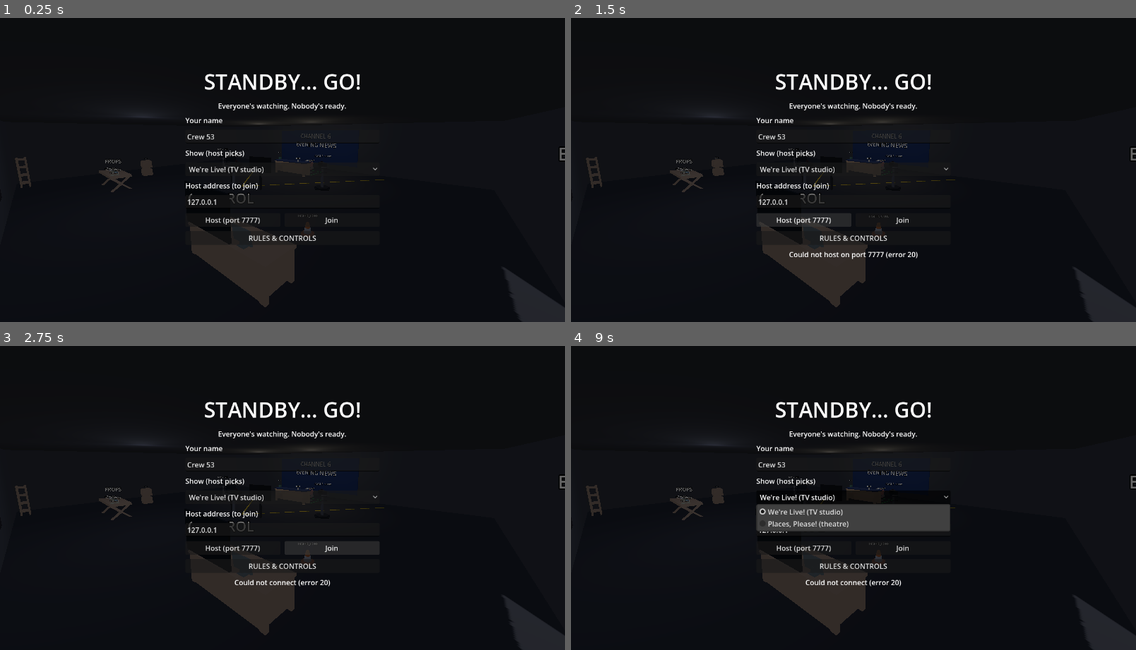
Above: before the commit, frames 1-4 (two rows, left to right).
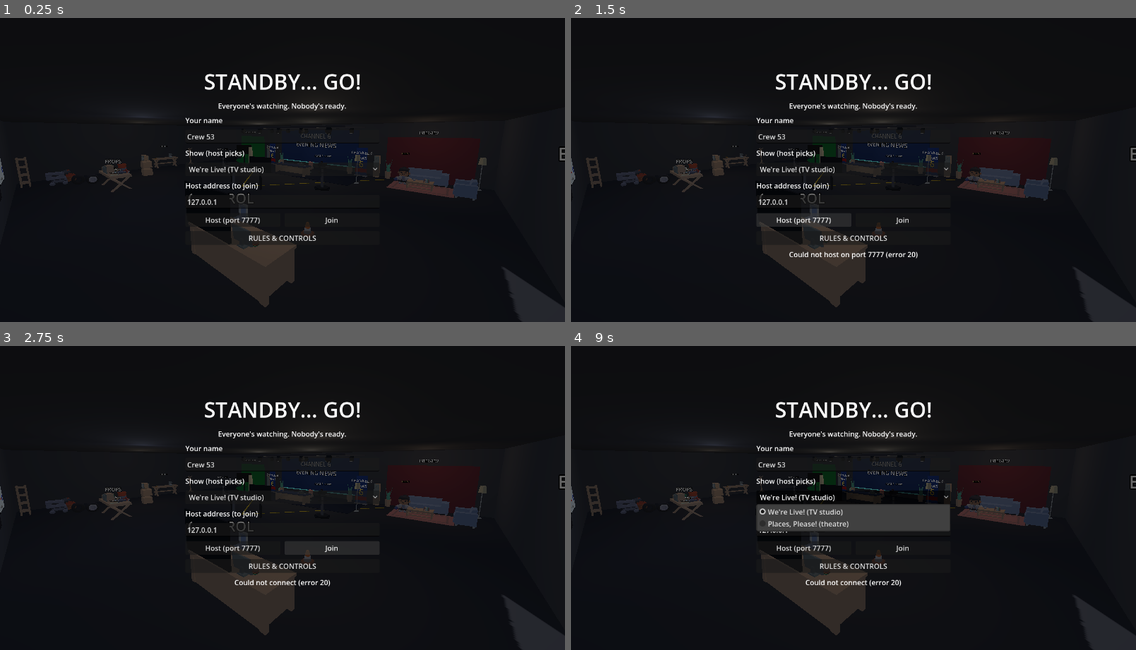
Above: after the commit, the same moments.

Repository: Mild-Solvent/vibes-game
Game: Godot game, scene res://scenes/main.tscn
Same seed, same stepped clock (60 frames per second), same inputs: the game is played once before the commit and once after it.
Inputs (mouse positions are in pixels of both pictures, inside the frame that each line leads up to):
- Up to frame 1 (0.25 s): no input
- Up to frame 2 (1.5 s): click "We're Live! (TV studio)" at 0.5 s; click "Host (port 7777)" at 1.25 s
- Up to frame 3 (2.75 s): click "Join" at 2 s
- Up to frame 4 (9 s): click "RULES & CONTROLS" at 2.75 s; click "Back" at 3.5 s; tap Enter at 4.25, 5.75, 7.25 s; move the mouse to (977, 476) at 4.27 s; hold D (move_right) 4.28-5.03 s; hold E (grab) 4.28-5.03 s; click (977, 476) at 4.42 s; tap Space (jump) at 4.52, 5, 5.27, 6.5, 6.77, 7.52, 8, 8.27 s; tap Q (throw) at 4.55, 5.1, 6.05 s; move the mouse to (740, 507) at 5.02 s; hold S (move_back) 5.03-5.78 s; tap E (grab) at 5.3, 6.8, 8.3 s; move the mouse to (910, 422) at 5.77 s; hold D (move_right) 5.78-6.53 s; hold E (grab) 5.78-6.53 s; move the mouse to (825, 555) at 6.52 s; hold W (move_forward) 6.53-7.28 s; tap Shift (sprint) at 6.6 s; click (825, 555) at 6.67 s; move the mouse to (1023, 537) at 7.27 s; hold Q (throw) 7.28-8.03 s; hold A (move_left) 7.28-8.78 s; move the mouse to (684, 443) at 8.02 s; tap 1 at 8.1 s; move the mouse to (881, 491) at 8.77 s; hold S (move_back) from 8.78 s (still down); hold Q (throw) from 8.78 s (still down); tap 9 at 8.85 s; click (881, 491) at 8.92 s

The runs differ from the first frame. In frame 1, 2.2% of the frame differs, in the area x 0-87%, y 28-76%; in frame 2, 2.2%; in frame 3, 2.2%; in frame 4, 2.1%.

Commit message:
TV: dress the studio and scatter stupid props
studio_dressing.gd: dark stage floor and LED strip, CHANNEL 6 roll-up banners,
plants, speakers, a lighting truss with spotlights on the anchor, a WEATHER corner
with a green screen, an INTERVIEW corner with sofa, rug, lamp and a guest, a coffee
station, and a wall of TVs showing other channels (fake_channel.gd: weather,
cooking, teleshopping, curling, cartoons). Grabbable stupid props in the studio
and on the street: potatoes, a brick, tires, shopping carts, watermelon, fish,
barrel, present, retro TV, cones. The news desk is lower so the (short) anchor
shows on camera; the cameras aim at their heads. Paved plaza and parking lot.

Co-Authored-By: Claude Opus 5.5 (1M context) <noreply@anthropic.com>

Diff:
--- /dev/null
+++ b/godot/TV/scripts/fake_channel.gd
@@ -0,0 +1,128 @@
+extends SubViewport
+## A tiny 2D "TV channel" for the screens around the studio: other channels' shows, looping
+## forever with tweens. Cheap (2D only, small). Use `texture()` on a monitor.
+
+enum Kind { WEATHER, COOKING, TELESHOP, SPORTS, CARTOON }
+
+const W := 320
+const H := 180
+
+var kind := Kind.WEATHER
+
+
+## Call after adding to the tree (tweens need it).
+func start(new_kind: Kind) -> void:
+	kind = new_kind
+	size = Vector2i(W, H)
+	disable_3d = true
+	render_target_update_mode = SubViewport.UPDATE_ALWAYS
+	match kind:
+		Kind.WEATHER:
+			_weather()
+		Kind.COOKING:
+			_cooking()
+		Kind.TELESHOP:
+			_teleshop()
+		Kind.SPORTS:
+			_sports()
+		Kind.CARTOON:
+			_cartoon()
+
+
+func texture() -> ViewportTexture:
+	return get_texture()
+
+
+func _weather() -> void:
+	_rect(Color(0.15, 0.35, 0.75), Rect2(0, 0, W, H))
+	_rect(Color(0.3, 0.65, 0.3), Rect2(40, 30, 150, 110))
+	_rect(Color(0.3, 0.65, 0.3), Rect2(170, 70, 90, 70))
+	_text("CH 2  WEATHER", 14, Rect2(6, 4, 200, 20))
+	var sun := _text("SUN", 22, Rect2(60, 50, 70, 30))
+	sun.add_theme_color_override("font_color", Color(1, 0.9, 0.2))
+	var temp := _text("23°", 30, Rect2(200, 90, 80, 40))
+	var tween := create_tween().set_loops()
+	tween.tween_property(sun, "position:x", 190.0, 3.0)
+	tween.tween_callback(func(): temp.text = "-4°")
+	tween.tween_property(sun, "position:x", 60.0, 3.0)
+	tween.tween_callback(func(): temp.text = "38°")
+
+
+func _cooking() -> void:
+	_rect(Color(0.85, 0.5, 0.2), Rect2(0, 0, W, H))
+	_rect(Color(0.95, 0.9, 0.8), Rect2(0, 120, W, 60))
+	_text("CH 3  COOKING WITH GRANDMA", 14, Rect2(6, 4, 300, 20))
+	var pot := _rect(Color(0.25, 0.25, 0.28), Rect2(130, 80, 70, 45))
+	var steam := _text("~ ~ ~", 22, Rect2(135, 45, 70, 30))
+	var caption := _text("Step 1: potato", 18, Rect2(10, 140, 300, 30))
+	var tween := create_tween().set_loops()
+	tween.tween_property(steam, "position:y", 30.0, 1.0)
+	tween.tween_property(steam, "position:y", 48.0, 1.0)
+	tween.tween_callback(func(): caption.text = "Step 2: more potato")
+	tween.tween_property(pot, "rotation", 0.15, 0.5)
+	tween.tween_property(pot, "rotation", 0.0, 0.5)
+	tween.tween_callback(func(): caption.text = "Step 3: it is on fire")
+
+
+func _teleshop() -> void:
+	_rect(Color(0.5, 0.1, 0.55), Rect2(0, 0, W, H))
+	_text("CH 9  TELESHOP", 14, Rect2(6, 4, 200, 20))
+	_text("THE POTATO 3000", 26, Rect2(10, 40, 300, 36))
+	var price := _text("ONLY 99.99!", 30, Rect2(40, 90, 260, 40))
+	price.add_theme_color_override("font_color", Color(1, 0.95, 0.2))
+	var call := _text("CALL NOW  0800-POTATO", 16, Rect2(40, 140, 260, 24))
+	var tween := create_tween().set_loops()
+	tween.tween_property(price, "scale", Vector2(1.15, 1.15), 0.4)
+	tween.tween_property(price, "scale", Vector2.ONE, 0.4)
+	tween.tween_property(call, "modulate:a", 0.2, 0.3)
+	tween.tween_property(call, "modulate:a", 1.0, 0.3)
+
+
+func _sports() -> void:
+	_rect(Color(0.85, 0.9, 0.95), Rect2(0, 0, W, H))
+	_rect(Color(0.2, 0.3, 0.8), Rect2(0, 0, W, 26))
+	_text("CH 5  CURLING: THE FINAL", 14, Rect2(6, 4, 300, 20))
+	var stone := _rect(Color(0.8, 0.15, 0.15), Rect2(20, 95, 24, 24))
+	_rect(Color(0.2, 0.3, 0.8), Rect2(250, 85, 44, 44))
+	var score := _text("SVK 0 : 0 CAN", 18, Rect2(90, 145, 200, 24))
+	var tween := create_tween().set_loops()
+	tween.tween_property(stone, "position:x", 262.0, 6.0).set_ease(Tween.EASE_OUT).set_trans(Tween.TRANS_QUAD)
+	tween.tween_callback(func(): score.text = "SVK 1 : 0 CAN  !!!")
+	tween.tween_interval(1.5)
+	tween.tween_callback(func():
+		stone.position.x = 20.0
+		score.text = "SVK 1 : 0 CAN")
+
+
+func _cartoon() -> void:
+	_rect(Color(0.4, 0.8, 0.95), Rect2(0, 0, W, H))
+	_rect(Color(0.35, 0.75, 0.3), Rect2(0, 140, W, 40))
+	_text("CH 7  CARTOONS", 14, Rect2(6, 4, 200, 20))
+	var hero := _rect(Color(1, 0.6, 0.1), Rect2(40, 100, 40, 40))
+	var tween := create_tween().set_loops()
+	tween.tween_property(hero, "position", Vector2(140, 30), 0.6).set_ease(Tween.EASE_OUT).set_trans(Tween.TRANS_QUAD)
+	tween.tween_property(hero, "position", Vector2(240, 100), 0.6).set_ease(Tween.EASE_IN).set_trans(Tween.TRANS_QUAD)
+	tween.tween_property(hero, "position", Vector2(140, 30), 0.6).set_ease(Tween.EASE_OUT).set_trans(Tween.TRANS_QUAD)
+	tween.tween_property(hero, "position", Vector2(40, 100), 0.6).set_ease(Tween.EASE_IN).set_trans(Tween.TRANS_QUAD)
+
+
+func _rect(color: Color, rect: Rect2) -> ColorRect:
+	var r := ColorRect.new()
+	r.color = color
+	r.position = rect.position
+	r.size = rect.size
+	r.pivot_offset = rect.size / 2.0
+	add_child(r)
+	return r
+
+
+func _text(text: String, font_size: int, rect: Rect2) -> Label:
+	var label := Label.new()
+	label.text = text
+	label.add_theme_font_size_override("font_size", font_size)
+	label.add_theme_constant_override("outline_size", 4)
+	label.position = rect.position
+	label.size = rect.size
+	label.pivot_offset = rect.size / 2.0
+	add_child(label)
+	return label
--- a/godot/TV/scripts/levels/city.gd
+++ b/godot/TV/scripts/levels/city.gd
@@ -114,6 +114,11 @@
 		level._place(ROADS + "construction-cone.glb", Vector3(23, 0, z), TILE)
 	level._place(ROADS + "construction-barrier.glb", Vector3(22.5, 0, -8), TILE, PI / 2.0, true)
 
+	# Paved plaza and an asphalt parking lot with painted bays.
+	level._box(Vector3(20, 0.02, 30), Vector3(38, -0.015, 26), Color(0.62, 0.6, 0.56), false)
+	level._box(Vector3(20, 0.02, 9), Vector3(38, -0.015, -6.5), Color(0.25, 0.26, 0.28), false)
+	for x in [31.0, 35.0, 39.0, 43.0, 47.0]:
+		level._box(Vector3(0.12, 0.02, 4), Vector3(x, -0.005, -6.5), Color(0.9, 0.9, 0.9), false)
 	# The plaza: trees, planters, café parasols.
 	for p in [Vector2(36, 20), Vector2(46, 22), Vector2(34, 34), Vector2(46, 34), Vector2(40, 40)]:
 		level._place(HOUSES + "tree-large.glb", Vector3(p.x, 0, p.y), TILE, p.x, true)
--- a/godot/TV/scripts/levels/studio.gd
+++ b/godot/TV/scripts/levels/studio.gd
@@ -22,15 +22,16 @@
 const City := preload("res://scripts/levels/city.gd")
 const FieldCamera := preload("res://scripts/field_camera.gd")
 const NewsStories := preload("res://scripts/levels/news_stories.gd")
+const StudioDressing := preload("res://scripts/levels/studio_dressing.gd")
 
 const FURNITURE := "res://assets/kenney/furniture-kit/"
 const DESK_ZONE := AABB(Vector3(-1.5, -1.0, -6.4), Vector3(3.0, 4.0, 1.8))
-const ANCHOR_SPOT := Vector3(0, 1.3, -5.4)
+const ANCHOR_SPOT := Vector3(0, 1.0, -5.4)
 ## Studio cameras: label, floor position, point it looks at, field of view.
 const CAMERAS := [
-	["CAM 1  wide", Vector3(0, 0, 1.55), Vector3(0, 1.25, -5.0), 50.0],
-	["CAM 2  left", Vector3(-4.5, 0, -0.8), Vector3(0, 1.3, -5.2), 38.0],
-	["CAM 3  close", Vector3(4.2, 0, -1.6), Vector3(0, 1.45, -5.3), 26.0],
+	["CAM 1  wide", Vector3(0, 0, 1.55), Vector3(0, 0.85, -5.0), 50.0],
+	["CAM 2  left", Vector3(-4.5, 0, -0.8), Vector3(0, 0.9, -5.2), 38.0],
+	["CAM 3  close", Vector3(4.2, 0, -1.6), Vector3(0, 0.95, -5.3), 26.0],
 ]
 const SHOT_RANGE := 30.0
 const STORY_BONUS := 3.0  # ratings per second while the breaking-news prop is on air
@@ -61,6 +62,9 @@
 	_light(Vector3(-2.5, 3.6, -3.0), 1.6, 7.0)
 	_light(Vector3(2.5, 3.6, -3.0), 1.6, 7.0)
 	_light(Vector3(0, 3.6, 6.0), 1.0, 10.0, Color(0.8, 0.85, 1.0))
+	_light(Vector3(-7, 3.6, 4.0), 0.8, 8.0, Color(1.0, 0.92, 0.8))
+	_light(Vector3(7, 3.6, 4.0), 0.8, 8.0, Color(1.0, 0.92, 0.8))
+	_light(Vector3(8.6, 3.4, -5.5), 0.9, 6.0, Color(1.0, 0.85, 0.7))
 	_build_room()
 	_build_set()
 	_build_cameras()
@@ -68,11 +72,16 @@
 	_build_broadcast()
 	_build_props()
 	City.new().build(self)
+	StudioDressing.new().build(self)
 	_news = NewsStories.new()
 	_news.build(self, City.STORY_SPOTS)
 	for arg in OS.get_cmdline_user_args():
 		if arg.begins_with("--story="):
 			_news.forced = arg.trim_prefix("--story=").to_int()
+		elif arg.begins_with("--say="):  # testing: type this into the teleprompter after 2 s
+			get_tree().create_timer(2.0).timeout.connect(func(): request_subtitle.rpc_id(1, arg.trim_prefix("--say=")))
+		elif arg == "--rec":  # testing: press REC after 2 s
+			get_tree().create_timer(2.0).timeout.connect(func(): request_record.rpc_id(1, true))
 
 
 func make_environment() -> Environment:
@@ -180,7 +189,7 @@
 
 func _player_seen(cam: Camera3D, player: Node3D, blockers: Array[RID]) -> bool:
 	var feet := player.global_position
-	return _visible_to(cam, feet + Vector3.UP * 1.5, blockers) or _visible_to(cam, feet + Vector3.UP, blockers)
+	return _visible_to(cam, feet + Vector3.UP * 0.9, blockers) or _visible_to(cam, feet + Vector3.UP * 0.5, blockers)
 
 
 func server_reset() -> void:
@@ -264,7 +273,8 @@
 [b]CONTROLS[/b]
  - Control desk: 1-4 or click TAKE, R record, T (or click) to type, Enter = next line, Esc leave.
  - Camera: mouse aims, mouse wheel zooms, Esc leaves.
- - Props: E / left click grab, Q throw."""
+ - Props: E / left click grab, Q throw. The studio is full of them (potatoes, a brick, tires, a
+   shopping cart, a fish...) and so is the street. Nobody knows why."""
 
 
 func event_is_good(event: int) -> bool:
@@ -462,9 +472,9 @@
 	logo.position = Vector3(0, 2.6, -7.68)
 	add_child(logo)
 
-	var news_desk := Vector3(3, 1, 0.8)
-	_dress(_box(news_desk, Vector3(0, 0.5, -4.2), Color(0.75, 0.75, 0.8)), FURNITURE + "desk.glb", news_desk, 0.0, true)
-	_box(Vector3(3.1, 0.06, 0.9), Vector3(0, 1.03, -4.2), Color(0.1, 0.2, 0.45))
+	var news_desk := Vector3(3, 0.7, 0.8)
+	_dress(_box(news_desk, Vector3(0, 0.35, -4.2), Color(0.75, 0.75, 0.8)), FURNITURE + "desk.glb", news_desk, 0.0, true)
+	_box(Vector3(3.1, 0.06, 0.9), Vector3(0, 0.73, -4.2), Color(0.1, 0.2, 0.45))
 	_tape_rect(DESK_ZONE, Color(0.2, 0.9, 0.4))
 
 	# Yellow tape roughly where CAM 1's default shot ends. Cross it and you're on TV.
@@ -478,7 +488,7 @@
 	# It stands beside CAM 1, out of every camera's default shot.
 	var prompter_pos := Vector3(-1.4, 1.55, 0.7)
 	_box(Vector3(0.08, 1.1, 0.08), Vector3(prompter_pos.x, 0.55, prompter_pos.z), Color(0.15, 0.15, 0.15))
-	var screen := _box(Vector3(1.5, 0.85, 0.08), prompter_pos, Color(0.03, 0.03, 0.05), false)
+	var screen := _box(Vector3(1.5, 0.85, 0.08), prompter_pos, Color(0.08, 0.08, 0.1), false)
 	screen.look_at_from_position(prompter_pos, prompter_pos * 2.0 - ANCHOR_SPOT)
 	_prompter_text = Label3D.new()
 	_prompter_text.text = "PROMPTER"
@@ -560,16 +570,15 @@
 	_prop("VT_WEATHER", tape, Color(0.5, 0.8, 1.0), 0.4, Vector3(-5.6, 1.0, 6))
 	_prop("CUE_SHEET", Vector3(0.3, 0.02, 0.4), Color(1, 1, 0.85), 0.2, Vector3(-5.0, 1.0, 6.2))
 	var crate := Vector3(0.6, 0.6, 0.6)
-	var box_a := _prop("BOX_A", crate, Color(0.65, 0.48, 0.3), 3.0, Vector3(-8.5, 0.4, 3.5))
+	var box_a := _prop("BOX_A", crate, Color(0.65, 0.48, 0.3), 3.0, Vector3(-8.5, 0.4, 3.5), false)
 	_dress(box_a, FURNITURE + "cardboardBoxClosed.glb", crate, 0.0, true)
-	var box_b := _prop("BOX_B", crate, Color(0.65, 0.48, 0.3), 3.0, Vector3(-8.5, 1.1, 3.5))
+	var box_b := _prop("BOX_B", crate, Color(0.65, 0.48, 0.3), 3.0, Vector3(-8.5, 1.1, 3.5), false)
 	_dress(box_b, FURNITURE + "cardboardBoxClosed.glb", crate, 0.0, true)
 	var chair := Vector3(0.55, 0.9, 0.55)
-	var anchor_chair := _prop("ANCHOR_CHAIR", chair, Color(0.15, 0.15, 0.2), 6.0, Vector3(0.8, 0.5, -5.6))
+	var anchor_chair := _prop("ANCHOR_CHAIR", chair, Color(0.15, 0.15, 0.2), 6.0, Vector3(0.8, 0.5, -5.6), false)
 	_dress(anchor_chair, FURNITURE + "chairDesk.glb", chair)
-	_prop("COFFEE", Vector3(0.09, 0.14, 0.09), Color(0.95, 0.95, 0.95), 0.3, Vector3(0.6, 1.2, -4.2))
+	var cup := Vector3(0.12, 0.09, 0.14)
+	_dress(_prop("COFFEE", cup, Color.WHITE, 0.3, Vector3(0.6, 1.2, -4.2), false), "res://assets/kenney/food-kit/cup-coffee.glb", cup)
 	var cone := Vector3(0.35, 0.55, 0.35)
-	var traffic_cone := _prop("TRAFFIC_CONE", cone, Color(1, 0.45, 0.1), 1.0, Vector3(6.5, 0.4, 3.5))
+	var traffic_cone := _prop("TRAFFIC_CONE", cone, Color(1, 0.45, 0.1), 1.0, Vector3(6.5, 0.4, 3.5), false)
 	_dress(traffic_cone, "res://assets/kenney/car-kit/cone.glb", cone)
-	var plant := Vector3(0.4, 1.2, 0.4)
-	_dress(_prop("PLANT", plant, Color(0.2, 0.6, 0.25), 2.0, Vector3(-3.5, 0.7, -6.8)), FURNITURE + "pottedPlant.glb", plant)
--- /dev/null
+++ b/godot/TV/scripts/levels/studio_dressing.gd
@@ -0,0 +1,221 @@
+extends RefCounted
+## Set dressing for Channel 6's studio: the stuff that makes it look like TV, and the stupid
+## physics props that make it a friendslop game. Visual pieces are static; anything with a
+## NAME in capitals is a grabbable prop (host-simulated, like every prop).
+##
+## Areas (studio level space): the news set at z -8 .. -4; WEATHER corner x -11 .. -6 and the
+## INTERVIEW corner x 6 .. 11 beside it; the coffee station by the west wall; a wall of TVs
+## around the big monitor on the back wall; stupid props on and around the PROPS table.
+
+const FakeChannel := preload("res://scripts/fake_channel.gd")
+const ModelFit := preload("res://scripts/model_fit.gd")
+const K := "res://assets/kenney/"
+const FURNITURE := K + "furniture-kit/"
+const FOOD := K + "food-kit/"
+
+var level: Node3D
+
+
+func build(target: Node3D) -> void:
+	level = target
+	_news_set()
+	_rigging()
+	_weather_corner()
+	_interview_corner()
+	_coffee_station()
+	_tv_wall()
+	_studio_props()
+	_street_props()
+
+
+# --- static set pieces ----------------------------------------------------------------
+
+
+func _news_set() -> void:
+	# Dark stage floor under the set, and a strip of blue LED along the backdrop.
+	level._box(Vector3(10, 0.02, 4.6), Vector3(0, 0.01, -5.7), Color(0.1, 0.12, 0.2), false)
+	var led := level._box(Vector3(8, 0.08, 0.06), Vector3(0, 0.5, -7.68), Color.WHITE, false) as MeshInstance3D
+	led.material_override = level._mat(Color(0.2, 0.5, 1.0), 2.0)
+	for x in [-4.6, 4.6]:
+		_roll_up(Vector3(x, 0, -6.9), "CHANNEL 6\nNEWS", Color(0.1, 0.25, 0.65))
+	_model(FURNITURE + "pottedPlant.glb", Vector3(-3.6, 0, -7.2), Vector3(0.6, 1.5, 0.6))
+	_model(FURNITURE + "pottedPlant.glb", Vector3(3.6, 0, -7.2), Vector3(0.6, 1.5, 0.6))
+	_model(FURNITURE + "plantSmall2.glb", Vector3(-1.2, 0.76, -4.0), Vector3(0.2, 0.3, 0.2))
+	_model(FOOD + "mug.glb", Vector3(-0.8, 0.76, -4.0), Vector3(0.14, 0.12, 0.12), PI)
+	_model(FURNITURE + "laptop.glb", Vector3(1.05, 0.76, -4.15), Vector3(0.45, 0.28, 0.4), PI)
+	for x in [-5.6, 5.6]:
+		_model(FURNITURE + "speaker.glb", Vector3(x, 0, -7.4), Vector3(0.4, 1.6, 0.4))
+
+
+## A roll-up banner: a base, a pole-straight printed panel.
+func _roll_up(pos: Vector3, text: String, color: Color) -> void:
+	level._box(Vector3(0.9, 0.08, 0.3), pos + Vector3(0, 0.04, 0), Color(0.75, 0.75, 0.78), false)
+	var panel := level._box(Vector3(0.85, 2.1, 0.02), pos + Vector3(0, 1.13, 0), color, false) as MeshInstance3D
+	panel.material_override = level._mat(color, 0.25)
+	level._box(Vector3(0.85, 0.3, 0.025), pos + Vector3(0, 0.45, 0), Color(0.9, 0.1, 0.1), false)
+	var label := Label3D.new()
+	label.text = text
+	label.font_size = 72
+	label.pixel_size = 0.004
+	label.outline_size = 0
+	label.position = pos + Vector3(0, 1.6, 0.02)
+	level.add_child(label)
+	var logo := Label3D.new()
+	logo.text = "6"
+	logo.font_size = 160
+	logo.pixel_size = 0.004
+	logo.modulate = Color(1, 0.85, 0.3)
+	logo.position = pos + Vector3(0, 0.95, 0.02)
+	level.add_child(logo)
+
+
+## Lighting truss over the set: two bars with lamp cans, and two real spotlights on the anchor.
+func _rigging() -> void:
+	var metal := Color(0.3, 0.3, 0.33)
+	for z in [-2.6, -6.2]:
+		level._box(Vector3(10, 0.12, 0.12), Vector3(0, 3.7, z), metal, false)
+		for x in [-4.0, -2.0, 0.0, 2.0, 4.0]:
+			var can: Node3D = level._box(Vector3(0.25, 0.35, 0.25), Vector3(x, 3.45, z), Color(0.12, 0.12, 0.13), false)
+			can.rotation.x = deg_to_rad(-25.0 if z > -4.0 else 25.0)
+			var lens := level._box(Vector3(0.18, 0.02, 0.18), Vector3(x, 3.26, z), Color.WHITE, false) as MeshInstance3D
+			lens.material_override = level._mat(Color(1, 0.95, 0.8), 3.0)
+	for x in [-2.2, 2.2]:
+		var spot := SpotLight3D.new()
+		spot.position = Vector3(x, 3.5, -2.6)
+		spot.light_energy = 2.5
+		spot.spot_range = 7.0
+		spot.spot_angle = 28.0
+		spot.light_color = Color(1, 0.95, 0.85)
+		level.add_child(spot)
+		spot.look_at(level.to_global(Vector3(0, 1.2, -5.4)))
+	# Floor lamps at the edges of the set.
+	_model(FURNITURE + "lampSquareFloor.glb", Vector3(-5.2, 0, -4.4), Vector3(0.4, 1.9, 0.4))
+	_model(FURNITURE + "lampRoundFloor.glb", Vector3(5.2, 0, -4.4), Vector3(0.45, 1.9, 0.45))
+
+
+func _weather_corner() -> void:
+	level._box(Vector3(4.0, 2.8, 0.1), Vector3(-8.8, 1.45, -7.9), Color(0.1, 0.75, 0.25), false)  # green screen
+	level._box(Vector3(4.0, 0.02, 2.5), Vector3(-8.8, 0.012, -6.6), Color(0.1, 0.7, 0.25), false)
+	level._sign("WEATHER", Vector3(-8.8, 3.3, -7.6), 56)
+	var channel := _channel(FakeChannel.Kind.WEATHER)
+	level._box(Vector3(0.1, 1.2, 0.1), Vector3(-6.4, 0.6, -4.6), Color(0.15, 0.15, 0.15))
+	level._monitor(channel, Vector3(-6.4, 1.6, -4.6), Vector2(1.4, 0.79), Vector3(-9, 1.6, -6.6))
+
+
+func _interview_corner() -> void:
+	level._sign("INTERVIEW", Vector3(8.6, 3.3, -7.6), 48)
+	level._box(Vector3(5.0, 3.0, 0.08), Vector3(8.6, 1.5, -7.92), Color(0.55, 0.2, 0.25), false)
+	_model(FURNITURE + "rugRectangle.glb", Vector3(8.6, 0.01, -5.6), Vector3(3.2, 0.02, 2.2), 0.0, true)
+	_solid_model(FURNITURE + "loungeDesignSofa.glb", Vector3(8.6, 0, -7.1), Vector3(2.6, 0.95, 0.95))
+	_solid_model(FURNITURE + "loungeDesignChair.glb", Vector3(10.6, 0, -5.4), Vector3(1.0, 0.95, 1.6), -PI / 2.0)
+	_solid_model(FURNITURE + "tableCoffee.glb", Vector3(8.6, 0, -5.5), Vector3(1.3, 0.45, 0.8))
+	_model(FOOD + "cup-coffee.glb", Vector3(8.3, 0.45, -5.5), Vector3(0.18, 0.12, 0.2))
+	_model(FURNITURE + "books.glb", Vector3(8.9, 0.45, -5.4), Vector3(0.3, 0.2, 0.2))
+	_model(FURNITURE + "lampRoundFloor.glb", Vector3(11.3, 0, -7.4), Vector3(0.45, 1.9, 0.45))
+	_model(FURNITURE + "pottedPlant.glb", Vector3(6.4, 0, -7.4), Vector3(0.6, 1.4, 0.6))
+	# Tonight's guest, waiting for a question nobody prepared.
+	var guest := ModelFit.fit(K + "mini-characters/character-female-e.glb", Vector3(1.2, 1.7, 1.2))
+	guest.position += Vector3(7.6, 0.85, -6.3)
+	level.add_child(guest)
+	var anims := guest.find_children("*", "AnimationPlayer", true, false)
+	if not anims.is_empty() and anims[0].has_animation("idle"):
+		anims[0].get_animation("idle").loop_mode = Animation.LOOP_LINEAR
+		anims[0].play("idle")
+	var tag: Label3D = level._sign("GUEST", Vector3(7.6, 2.0, -6.3), 32)
+	tag.modulate = Color(1, 0.85, 0.5)
+
+
+func _coffee_station() -> void:
+	var counter := Vector3(0.8, 0.9, 2.0)
+	var table: Node3D = level._box(counter, Vector3(-11.4, 0.45, 1.0), Color(0.4, 0.3, 0.22))
+	level._dress(table, FURNITURE + "tableCross.glb", counter, PI / 2.0, true)
+	_model(FURNITURE + "kitchenCoffeeMachine.glb", Vector3(-11.4, 0.9, 0.5), Vector3(0.45, 0.45, 0.45), PI / 2.0)
+	_model(FOOD + "pizza-box.glb", Vector3(-11.4, 0.9, 1.5), Vector3(0.5, 0.06, 0.5))
+	_model(FURNITURE + "coatRackStanding.glb", Vector3(-11.3, 0, -1.4), Vector3(0.6, 1.8, 0.6))
+	_model(FURNITURE + "trashcan.glb", Vector3(-11.4, 0, 2.6), Vector3(0.4, 0.7, 0.4))
+	level._sign("COFFEE", Vector3(-11.4, 2.0, 1.0), 40)
+
+
+## The back wall: other channels on a wall of screens around the big programme monitor.
+func _tv_wall() -> void:
+	var kinds := [
+		FakeChannel.Kind.COOKING, FakeChannel.Kind.SPORTS, FakeChannel.Kind.TELESHOP, FakeChannel.Kind.CARTOON,
+	]
+	var spots := [Vector2(-3.6, 3.2), Vector2(-3.6, 1.95), Vector2(3.6, 3.2), Vector2(3.6, 1.95)]
+	for i in kinds.size():
+		var pos := Vector3(spots[i].x, spots[i].y, 9.95)
+		level._monitor(_channel(kinds[i]), pos, Vector2(1.8, 1.01), Vector3(pos.x, pos.y, 0))
+	# A vintage TV on the coffee counter showing the cartoons too, and one by the props table.
+	_model(FURNITURE + "televisionVintage.glb", Vector3(-6.0, 0.9, 6.3), Vector3(0.7, 0.5, 0.5), PI)
+	_model(FURNITURE + "radio.glb", Vector3(-7.2, 0.9, 6.3), Vector3(0.4, 0.3, 0.15), PI)
+
+
+# --- grabbable stupid props --------------------------------------------------------------
+
+
+func _studio_props() -> void:
+	# On and around the props table.
+	_stupid("POTATO", "res://assets/kaylousberg/potato.glb", Vector3(0.16, 0.2, 0.16), 0.3, Vector3(-6.6, 1.2, 5.8))
+	_stupid("ANOTHER_POTATO", "res://assets/kaylousberg/potato.glb", Vector3(0.14, 0.18, 0.14), 0.3, Vector3(-6.4, 1.2, 6.2))
+	_brick("BRICK", Vector3(-5.4, 1.2, 5.8))
+	_stupid("CAR_TIRE", K + "car-kit/wheel-default.glb", Vector3(0.45, 0.7, 0.7), 8.0, Vector3(-8.0, 0.4, 6.8))
+	_stupid("SPARE_TIRE", K + "car-kit/debris-tire.glb", Vector3(0.4, 0.65, 0.65), 7.0, Vector3(-8.6, 0.4, 7.4))
+	_stupid("SHOPPING_CART", K + "mini-market/shopping-cart.glb", Vector3(0.7, 0.95, 1.1), 10.0, Vector3(-9.5, 0.6, 8.2))
+	_stupid("WATERMELON", FOOD + "watermelon.glb", Vector3(0.35, 0.36, 0.35), 4.0, Vector3(-7.0, 1.2, 6.0))
+	_stupid("FISH", FOOD + "fish.glb", Vector3(0.18, 0.28, 0.55), 1.0, Vector3(-5.0, 1.2, 5.9))
+	_stupid("BARREL", K + "survival-kit/barrel.glb", Vector3(0.55, 0.8, 0.55), 12.0, Vector3(-10.6, 0.5, 4.6))
+	_stupid("PRESENT", K + "holiday-kit/present-a-cube.glb", Vector3(0.4, 0.5, 0.4), 1.5, Vector3(-9.6, 0.4, 4.6))
+	_stupid("FRUIT_DISPLAY", K + "mini-market/display-fruit.glb", Vector3(0.7, 0.6, 0.7), 8.0, Vector3(-10.4, 0.4, 7.6))
+	_stupid("BANANA", FOOD + "banana.glb", Vector3(0.08, 0.1, 0.3), 0.2, Vector3(-11.2, 1.2, 1.9))
+	_stupid("DONUT", FOOD + "donut.glb", Vector3(0.18, 0.07, 0.2), 0.2, Vector3(-11.3, 1.2, 0.1))
+	_stupid("BURGER", FOOD + "burger.glb", Vector3(0.18, 0.13, 0.18), 0.3, Vector3(6.8, 1.2, 6.1))
+	_stupid("MUG", FOOD + "mug.glb", Vector3(0.14, 0.12, 0.12), 0.3, Vector3(5.2, 1.2, 6.1))
+	_stupid("RETRO_TV", FURNITURE + "televisionVintage.glb", Vector3(0.6, 0.42, 0.42), 6.0, Vector3(-8.5, 1.5, 3.5))
+	_stupid("STOOL_CHAIR", FURNITURE + "chairModernCushion.glb", Vector3(0.5, 0.95, 0.5), 4.0, Vector3(4.6, 0.6, 4.8))
+	_stupid("FLOOR_PLANT", FURNITURE + "pottedPlant.glb", Vector3(0.45, 1.1, 0.45), 2.0, Vector3(11.3, 0.7, 9.3))
+
+
+## A few things lying around in the city for the field crew to play with.
+func _street_props() -> void:
+	var cone := K + "car-kit/cone.glb"
+	_stupid("STREET_CONE_1", cone, Vector3(0.35, 0.55, 0.35), 1.0, Vector3(24, 0.4, -2))
+	_stupid("STREET_CONE_2", cone, Vector3(0.35, 0.55, 0.35), 1.0, Vector3(25, 0.4, -1.4))
+	_stupid("ABANDONED_CART", K + "mini-market/shopping-cart.glb", Vector3(0.7, 0.95, 1.1), 10.0, Vector3(38, 0.6, -9))
+	_stupid("STREET_TIRE", K + "car-kit/wheel-default.glb", Vector3(0.45, 0.7, 0.7), 8.0, Vector3(42, 0.5, -16))
+	_stupid("STREET_BARREL", K + "survival-kit/barrel.glb", Vector3(0.55, 0.8, 0.55), 12.0, Vector3(40.5, 0.5, -11))
+	_stupid("PLAZA_WATERMELON", FOOD + "watermelon.glb", Vector3(0.35, 0.36, 0.35), 4.0, Vector3(33, 0.4, 16))
+
+
+func _stupid(prop_name: String, path: String, size: Vector3, mass: float, pos: Vector3) -> RigidBody3D:
+	var prop: RigidBody3D = level._prop(prop_name, size, Color(0.6, 0.6, 0.6), mass, pos, false)
+	level._dress(prop, path, size)
+	return prop
+
+
+## A brick is a box. The most honest prop in the building.
+func _brick(prop_name: String, pos: Vector3) -> void:
+	level._prop(prop_name, Vector3(0.22, 0.07, 0.11), Color(0.62, 0.25, 0.18), 2.5, pos, false)
+
+
+# --- helpers -----------------------------------------------------------------------------
+
+
+func _channel(kind: int) -> Texture2D:
+	var channel := FakeChannel.new()
+	level.add_child(channel)
+	channel.start(kind)
+	return channel.texture()
+
+
+## A model fitted into `size`, standing on `floor` (no collider).
+func _model(path: String, floor: Vector3, size: Vector3, yaw := 0.0, stretch := false) -> Node3D:
+	var model := ModelFit.fit(path, size, yaw, stretch)
+	model.position += floor + Vector3(0, size.y / 2.0, 0)
+	level.add_child(model)
+	return model
+
+
+## Same, with a box collider of `size`.
+func _solid_model(path: String, floor: Vector3, size: Vector3, yaw := 0.0) -> void:
+	var box: Node3D = level._box(size, floor + Vector3(0, size.y / 2.0, 0), Color.GRAY)
+	level._dress(box, path, size, yaw)
Not shown, added: godot/TV/scripts/fake_channel.gd.uid
Not shown, added: godot/TV/scripts/levels/studio_dressing.gd.uid
Not shown, changed: godot/TV/CREDITS.md
